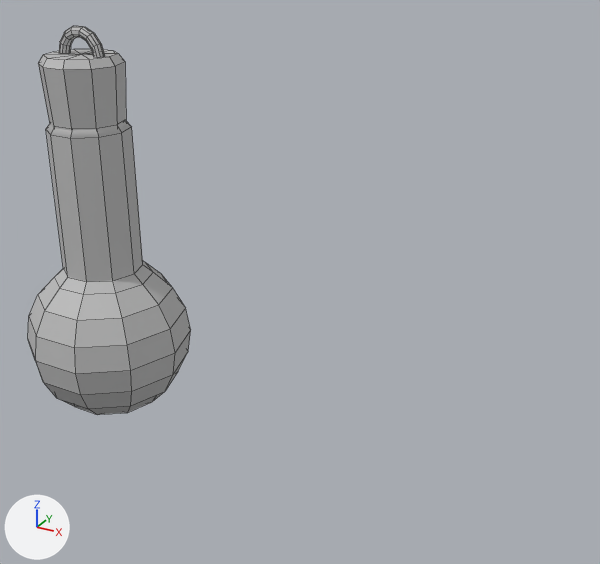
What one commit did to the FBX model Maya_WizardRoom/scenes/Props/P/Potion_02/Potion_02.fbx.
Both versions are drawn from a camera (50 mm lens) standing at (0.0668, -0.0712, 0.0622) and looking at (0.027, 0.0011, 0.026). Arrows for +X, +Y and +Z are at lower left; the lights stay in place. Mesh edges are drawn as thin lines. Where no turn or scale is listed for an object, it has been applied to the vertices.
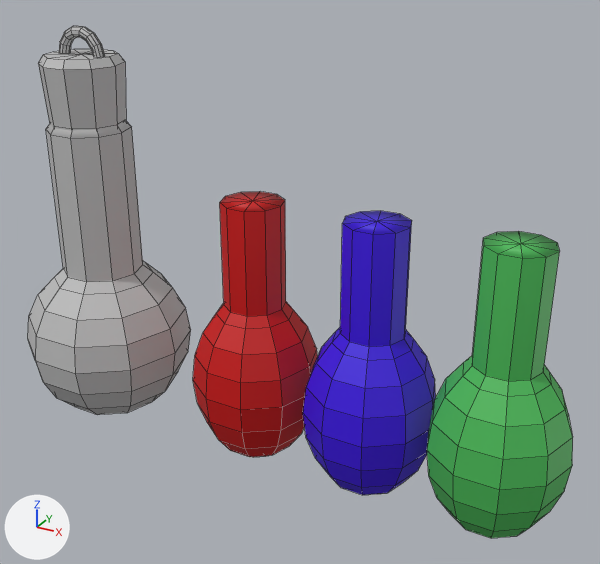
Edits to the bpy script that builds the scene:
```text
Add mat_phong3:
    mat_phong3 = principled_material('phong3')
    mat_phong3.base_color = (0.0405, 0.0, 0.734)  # purple #3900de
    mat_phong3.roughness = 0.553
Add mat_phong4:
    mat_phong4 = principled_material('phong4')
    mat_phong4.base_color = (0.0661, 0.479, 0.0946)  # green #49b857
    mat_phong4.roughness = 0.553
Add mat_phong2:
    mat_phong2 = principled_material('phong2')
    mat_phong2.base_color = (0.579, 0.0, 0.0)  # red #c80000
    mat_phong2.roughness = 0.553
Add me_mesh_001:
    me_mesh_001.from_pydata(...)  # 102 vertices, 110 faces; spans x -0.0073..0.0073, y -0.007..0.007, z -0.0102..0.0214
    me_mesh_001.materials.append(mat_phong3)  # purple #3900de
Add me_mesh_002:
    me_mesh_002.from_pydata(...)  # 102 vertices, 110 faces; spans x -0.0073..0.0073, y -0.007..0.007, z -0.0102..0.0217
    me_mesh_002.materials.append(mat_phong4)  # green #49b857
Add me_mesh_1:
    me_mesh_1.from_pydata(...)  # 102 vertices, 110 faces; spans x -0.0073..0.0073, y -0.007..0.007, z -0.0102..0.0213
    me_mesh_1.materials.append(mat_phong2)  # red #c80000
Add ob_psphere5:
    ob_psphere5 = bpy.data.objects.new('pSphere5', me_mesh_001)
    ob_psphere5.location = (0.0362, 0.0, 0.0135)
Add ob_psphere6:
    ob_psphere6 = bpy.data.objects.new('pSphere6', me_mesh_002)
    ob_psphere6.location = (0.0504, 0.0, 0.0135)
Add ob_psphere3:
    ob_psphere3 = bpy.data.objects.new('pSphere3', me_mesh_1)
    ob_psphere3.location = (0.0219, 0.0, 0.0135)
```

Boxes (x1, y1, x2, y2) around the edits, measured in the pictures (600 x 564 px):
'pSphere6', added (green)
    after: (427, 231, 573, 538)
'pSphere5', added
    after: (303, 211, 436, 495)
'pSphere3', added (red)
    after: (193, 191, 318, 457)
